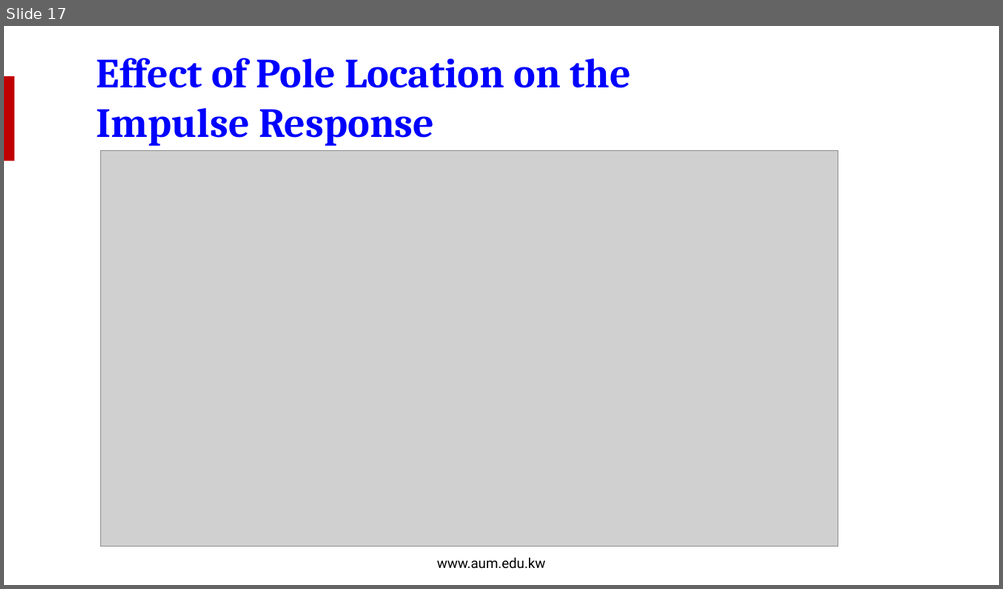
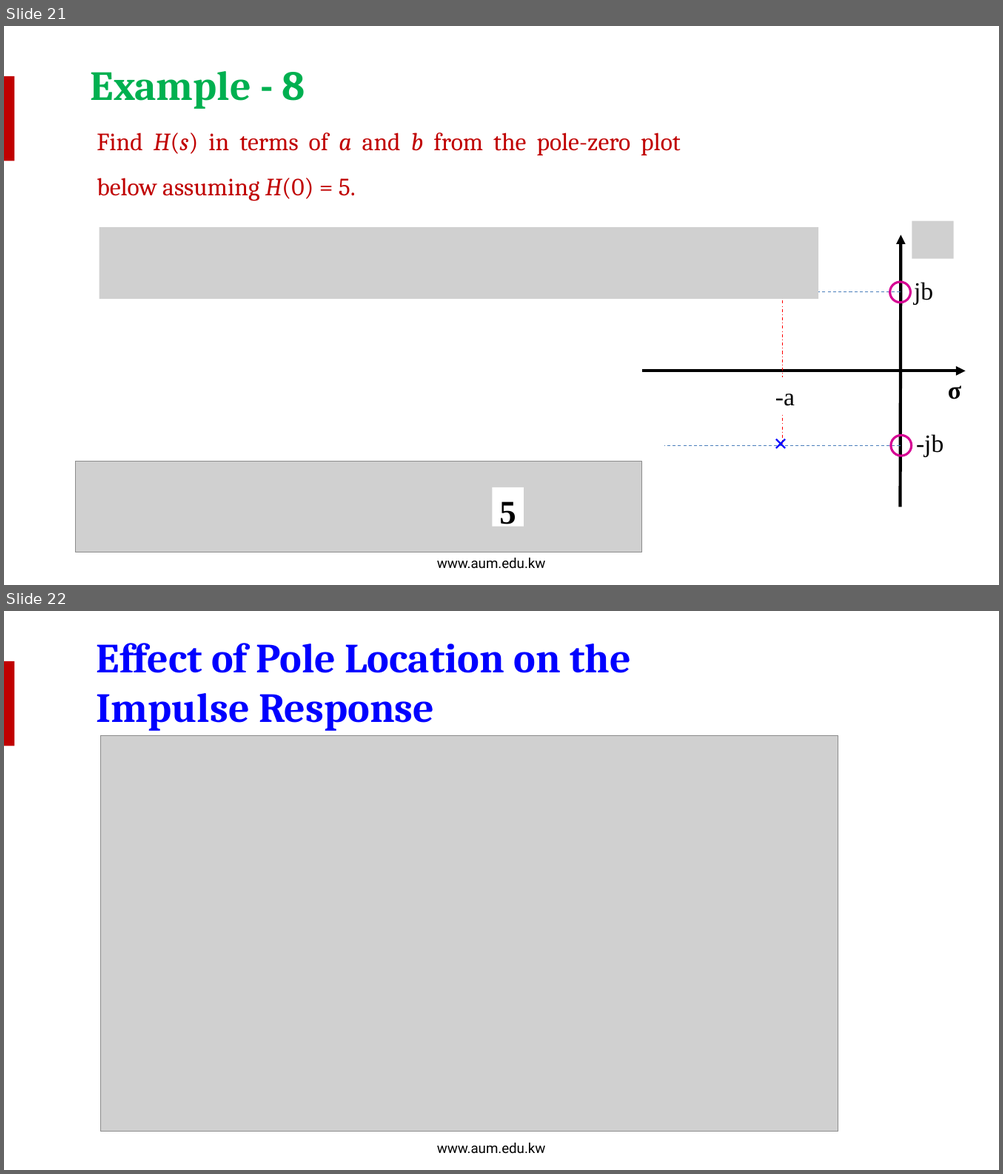
Before and after one commit to salmanrazzaq1993/AUM-WORK, a slide deck: PP WORK/Instructor Version/Week 9/Week 9 Lecture 2 - Poles and Zeros.pptx. Shown one above the other, each under a label of ours: slide 17 before the commit, slides 21 and 22 after it. The pictures are 1003x589 and 1003x1174 pixels, drawn with LibreOffice and Linux fonts; fonts in the diff are those of the drawing; grey boxes stand for pictures; background and template pictures are left out. Boxes give left, top, right and bottom in pixels: in the first picture for what was removed or moved away, otherwise in the second. Text is boxed around its words. In the diff, an @@ line names an element or a change of style, - is before the commit and + after.

```diff
--- a/PP WORK/Instructor Version/Week 9/Week 9 Lecture 2 - Poles and Zeros.pptx
+++ b/PP WORK/Instructor Version/Week 9/Week 9 Lecture 2 - Poles and Zeros.pptx
@@ slide 21 added at (4, 26, 999, 585), background picture (left out); not listed: 2 template elements that a slide beside it also shows @@
@@ text added at (91, 71, 305, 109), 40 pt, text #00B050, bold @@
+Example - 8
@@ text added at (96, 133, 680, 201), 24 pt, text #C00000 @@
+Find H(s) in terms of a and b from the pole-zero plot below assuming H(0) = 5.
@@ picture added at (912, 221, 954, 259) @@
@@ picture added at (99, 227, 819, 299) @@
@@ arrow added from (900, 507) to (901, 235), #000000 3 pt @@
@@ text added at (765, 272, 799, 309), 24 pt, text #0000FF, bold @@
+×
@@ ellipse added at (890, 282, 910, 303), outline #D60093 2.25 pt @@
@@ text added at (913, 282, 933, 305), 24 pt, text #000000 @@
+jb
@@ line added from (900, 292) to (664, 292), #4B7EBC 0.75 pt dashed @@
@@ line added from (782, 292) to (782, 444), #FF0000 0.75 pt dashed @@
@@ arrow added from (642, 372) to (965, 372), #000000 3 pt @@
@@ text added at (775, 394, 794, 406), 24 pt, text #000000 @@
+-a
@@ text added at (948, 386, 961, 400), 24 pt, text #000000, bold @@
+σ
@@ text added at (766, 424, 800, 462), 24 pt, text #0000FF, bold @@
+×
@@ line added from (900, 446) to (664, 446), #4B7EBC 0.75 pt dashed @@
@@ ellipse added at (891, 436, 911, 457), outline #D60093 2.25 pt @@
@@ text added at (916, 434, 943, 457), 24 pt, text #000000 @@
+-jb
@@ picture added at (76, 462, 642, 553) @@
@@ rectangle added at (492, 488, 523, 527), fill #FFFFFF, 32 pt, text #000000, bold @@
+5
@@ what was slide 17 is now slide 22 @@
```
Also in this commit, not shown: 16 slides changed, 4 other slides added.
